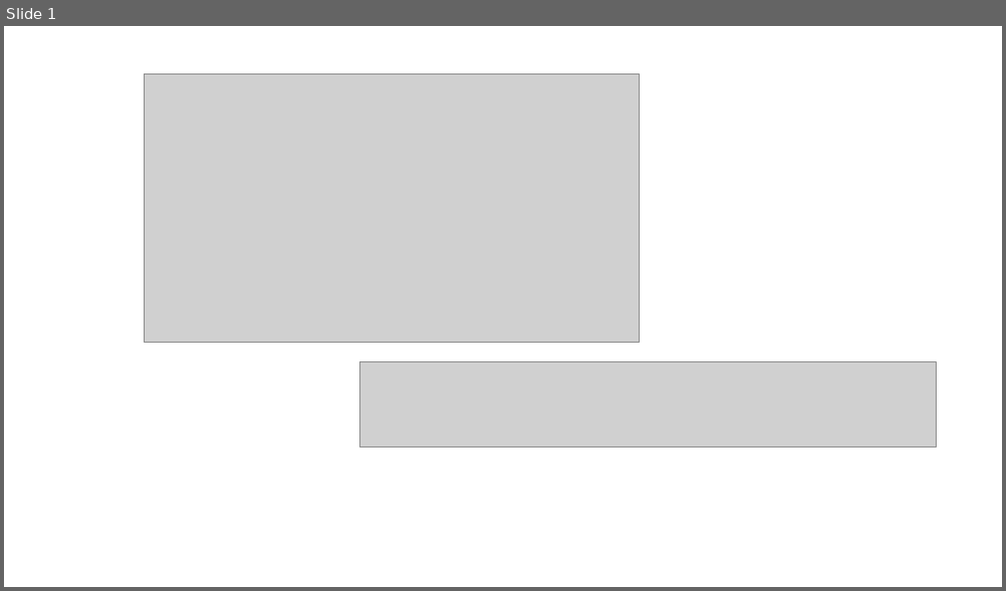
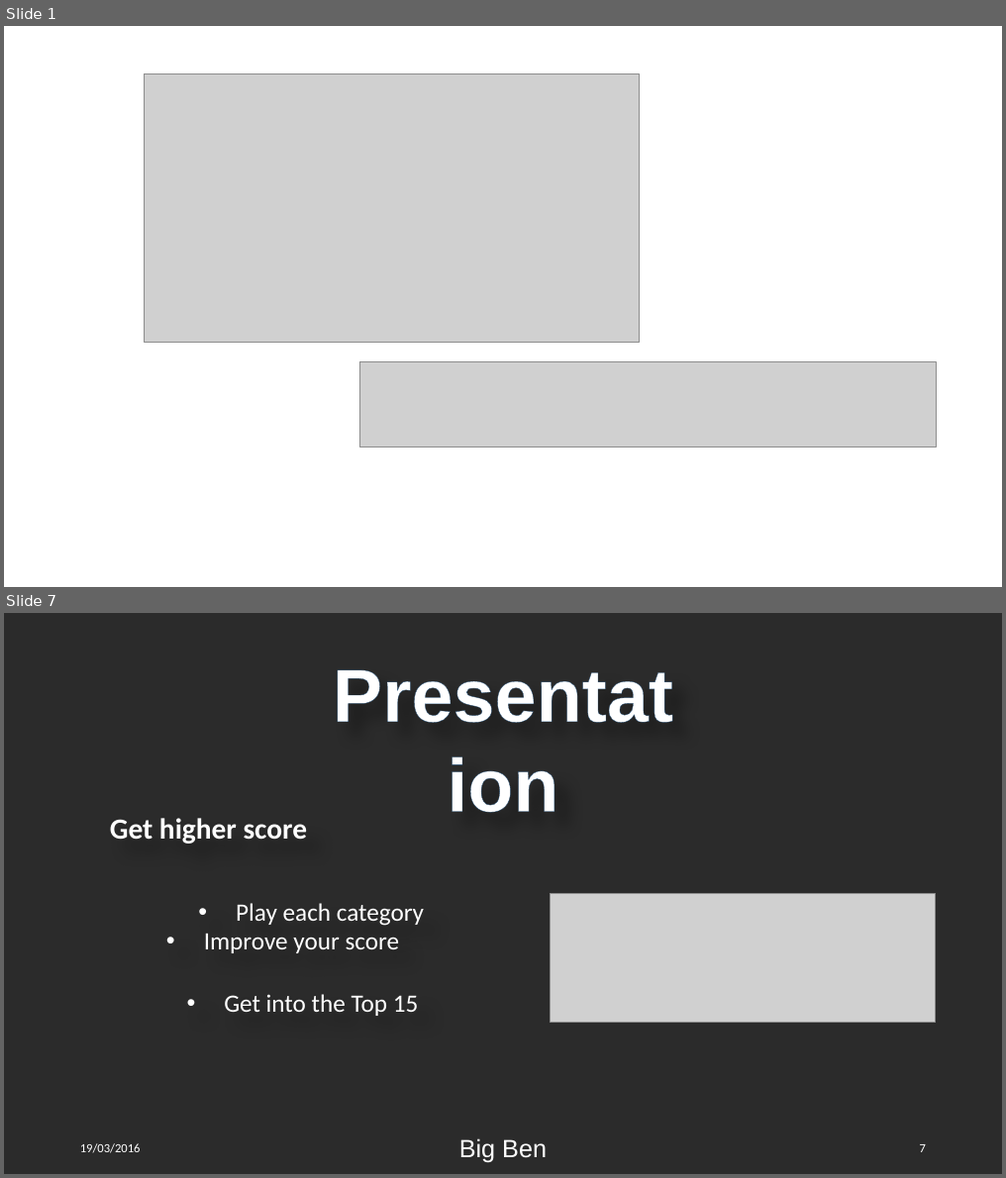
Before and after one commit to Qu1lby/BigBen, a slide deck: Presentation.pptx. Shown one above the other, each under a label of ours: slide 1 before the commit, slides 1 and 7 after it; the slides between them are not shown. The pictures are 1006x591 and 1006x1178 pixels, drawn with LibreOffice and Linux fonts; fonts in the diff are those of the drawing; grey boxes stand for pictures; background and template pictures are left out; a plain dark background stands for a picture behind light text. Boxes give left, top, right and bottom in pixels: in the first picture for what was removed or moved away, otherwise in the second. Text is boxed around its words. In the diff, an @@ line names an element or a change of style, - is before the commit and + after.

```diff
--- a/Presentation.pptx
+++ b/Presentation.pptx
@@ slide 7 added at [4, 613, 1002, 1174], background picture (left out) @@
@@ text added at [320, 643, 687, 741], 72 pt, text #FFFFFF, bold @@
+Presentation
@@ text added at [110, 818, 308, 844], 28 pt, text #FFFFFF, bold @@
+Get higher score
@@ text added at [236, 903, 424, 926], 24 pt, text #FFFFFF @@
+• Play each category
@@ picture added at [550, 894, 936, 1023] @@
@@ text added at [204, 933, 400, 954], 24 pt, text #FFFFFF @@
+• Improve your score
@@ text added at [224, 994, 419, 1016], 24 pt, text #FFFFFF @@
+• Get into the Top 15
@@ text added at [80, 1144, 141, 1154], 12 pt, text #FFFFFF @@
+19/03/2016
@@ text added at [459, 1139, 547, 1163], 24 pt, text #FFFFFF @@
+Big Ben
@@ page number added at [920, 1145, 926, 1153], 12 pt, text #FFFFFF @@
+7
```
Also in this commit, not shown: 7 slides changed, 3 other slides added.
